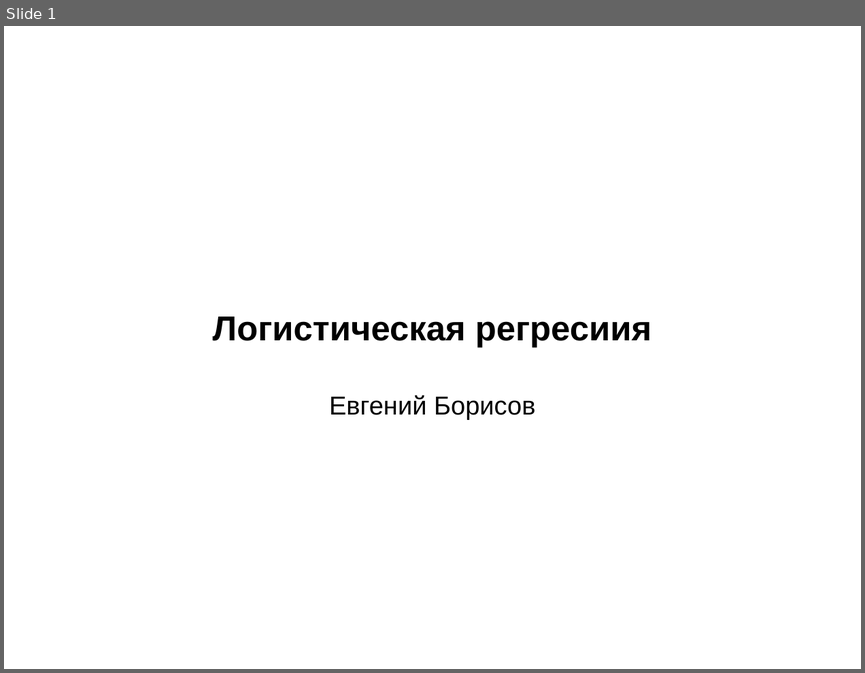
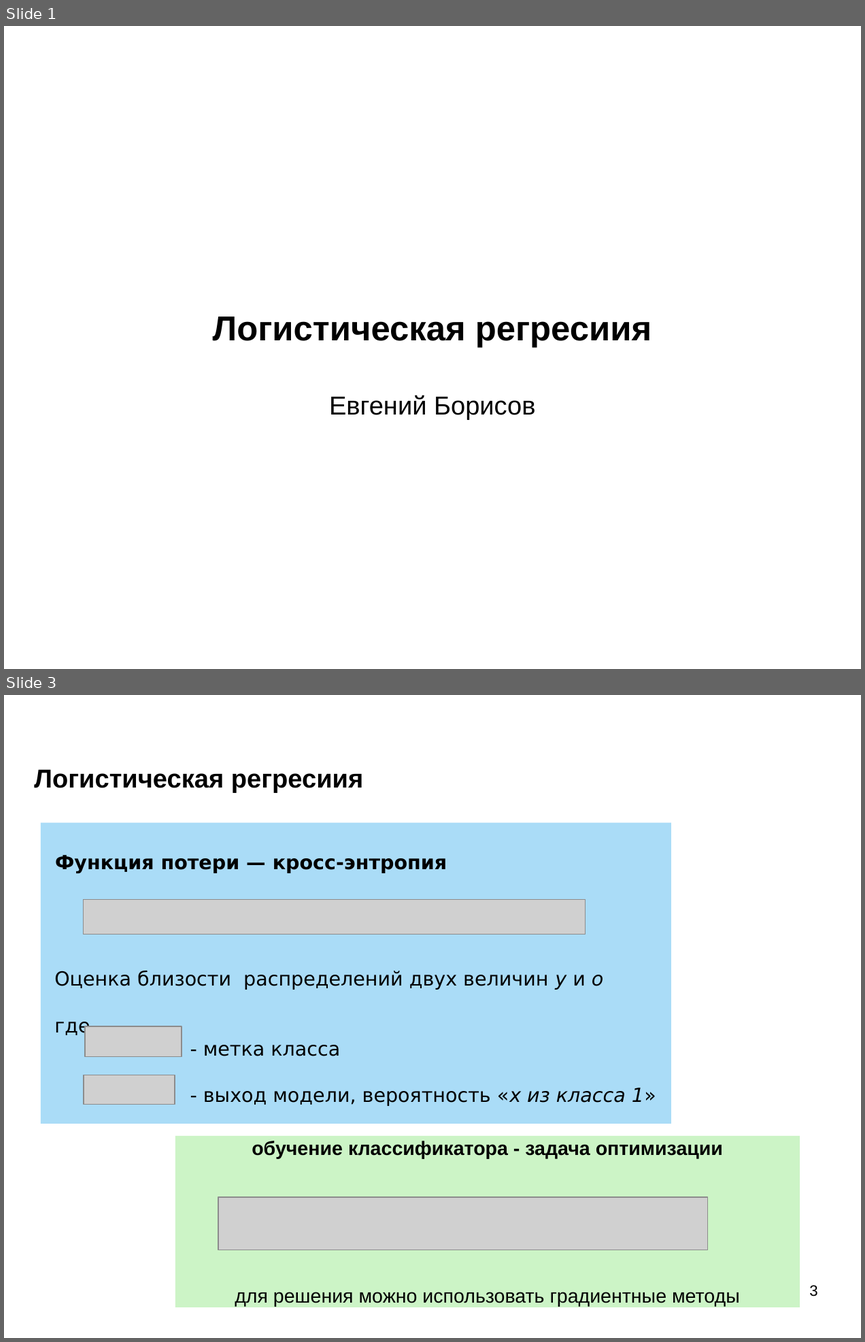
Before and after one commit to mechanoid5/ml_lectorium_legacy, a slide deck: 17-regression-logistic.odp. Shown one above the other, each under a label of ours: slide 1 before the commit, slides 1 and 3 after it; the slides between them are not shown. The pictures are 865x673 and 865x1342 pixels, drawn with LibreOffice and Linux fonts; fonts in the diff are those of the drawing; grey boxes stand for pictures; background and template pictures are left out. Boxes give left, top, right and bottom in pixels: in the first picture for what was removed or moved away, otherwise in the second. Text is boxed around its words. In the diff, an @@ line names an element or a change of style, - is before the commit and + after.

```diff
--- a/17-regression-logistic.odp
+++ b/17-regression-logistic.odp
@@ slide 3 added at [4,695,861,1338], background picture (left out) @@
@@ title added at [34,769,363,793], 24 pt, text #000000, bold @@
+Логистическая регресиия
@@ rectangle added at [41,823,671,1123], fill #AADCF7, 18 pt, text #000000 @@
+Функция потери — кросс-энтропия
+Оценка близости распределений двух величин y и o
+где
+- метка класса
+- выход модели, вероятность «x из класса 1»
@@ picture added at [84,900,585,934] @@
@@ picture added at [85,1026,181,1057] @@
@@ picture added at [84,1074,174,1104] @@
@@ rectangle added at [175,1136,800,1307], fill #CCF4C6, 18 pt, text #000000 @@
+обучение классификатора - задача оптимизации
+для решения можно использовать градиентные методы
@@ picture added at [219,1198,708,1250] @@
@@ page number added at [809,1285,817,1296], 14 pt, text #000000 @@
+3
```
Also in this commit, not shown: 2 slides changed, 1 other slide added, 5 slides removed.
